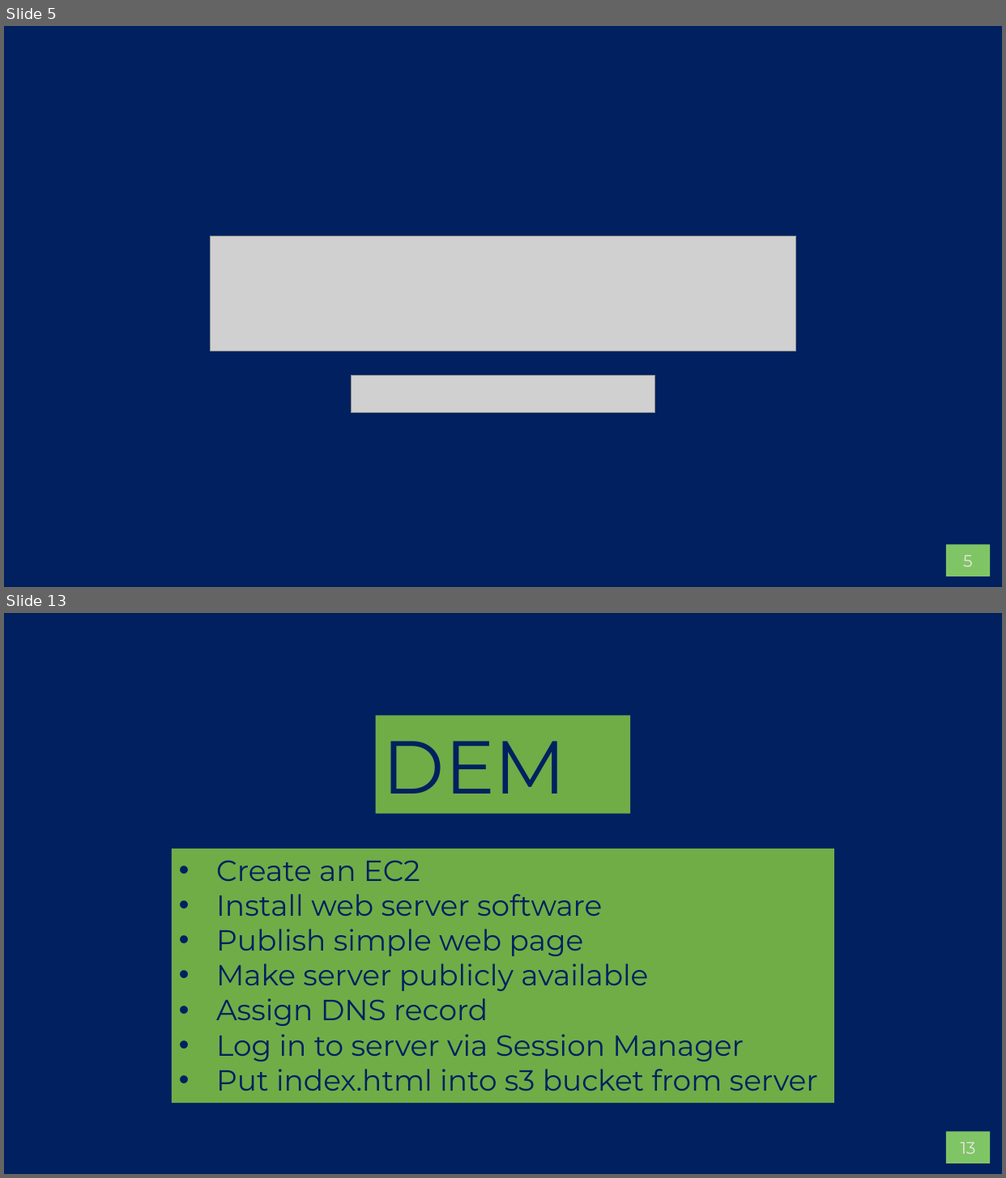
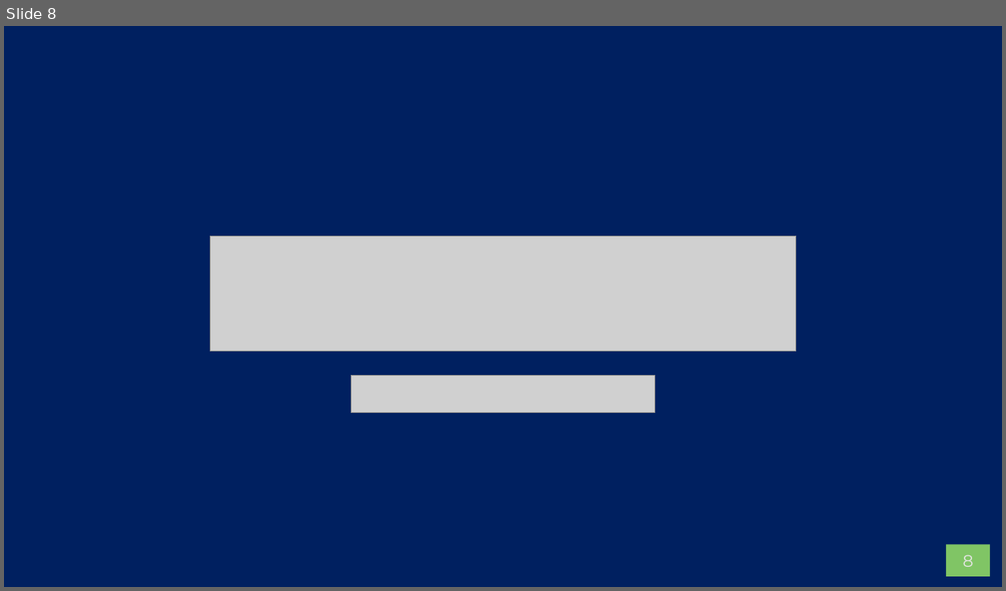
Before and after one commit to AWS-Competence-Group/sessions, a slide deck: 04-aws-cli/04-aws-cli.pptx. Shown one above the other, each under a label of ours: slides 5 and 13 before the commit, slide 8 after it; the slides between them are not shown. The pictures are 1006x1178 and 1006x591 pixels, drawn with LibreOffice and Linux fonts; fonts in the diff are those of the drawing; grey boxes stand for pictures; background and template pictures are left out. Boxes give left, top, right and bottom in pixels: in the first picture for what was removed or moved away, otherwise in the second. Text is boxed around its words. In the diff, an @@ line names an element or a change of style, - is before the commit and + after.

```diff
--- a/04-aws-cli/04-aws-cli.pptx
+++ b/04-aws-cli/04-aws-cli.pptx
@@ slide 13 removed at [4, 613, 1002, 1174], background #002060; not listed: 1 template element that a slide beside it also shows @@
@@ rectangle removed at [376, 716, 631, 814] @@
-DEMO
@@ rectangle removed at [172, 849, 834, 1103] @@
-• Create an EC2
-• Install web server software
-• Publish simple web page
-• Make server publicly available
-• Assign DNS record
-• Log in to server via Session Manager
-• Put index.html into s3 bucket from server
@@ what was slide 5 is now slide 8 @@
@@ page number at [963, 555, 974, 567]: text changed @@
-5
+8
```
Also in this commit, not shown: 3 slides changed, 3 slides added, 9 other slides removed.
